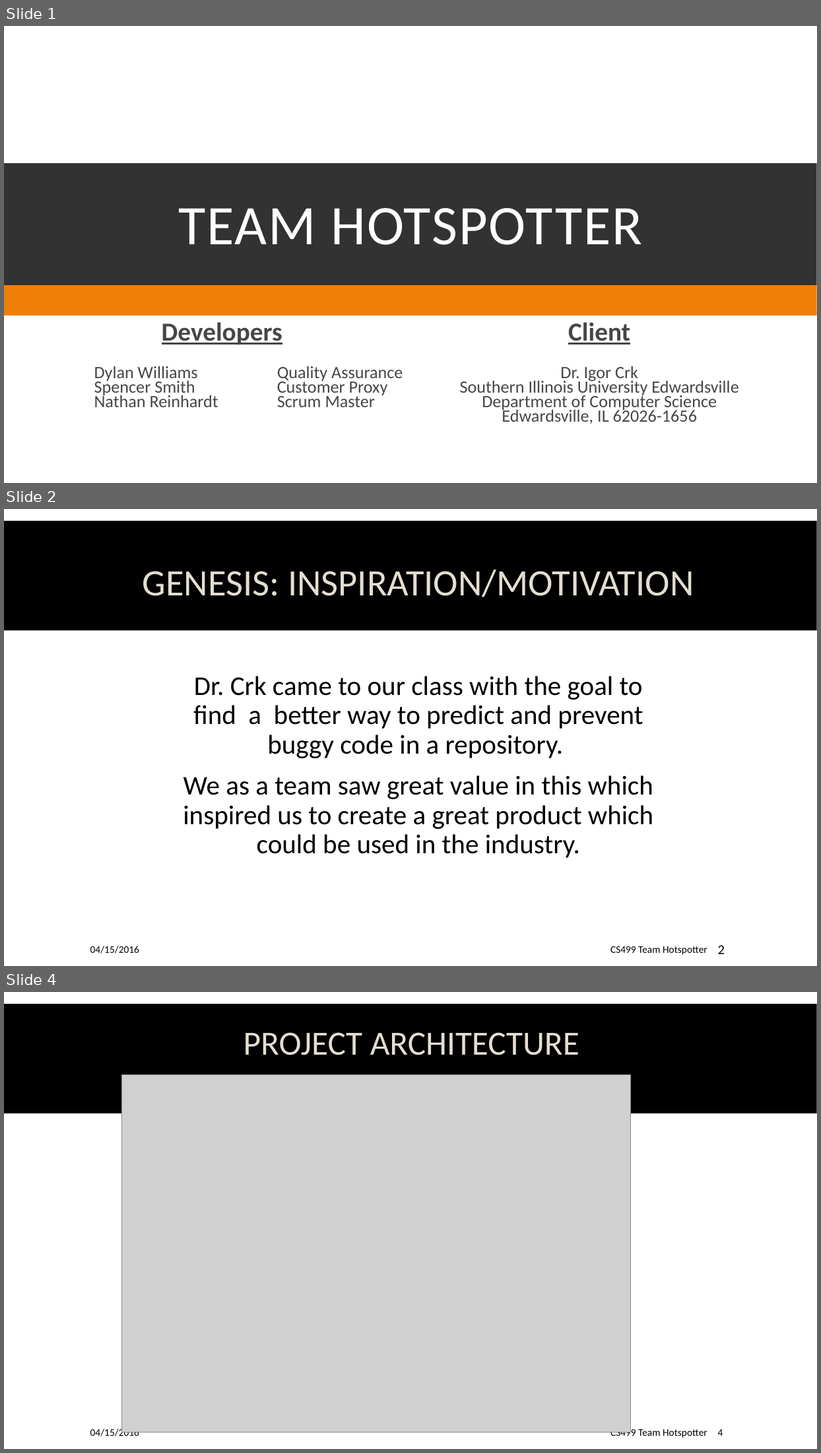
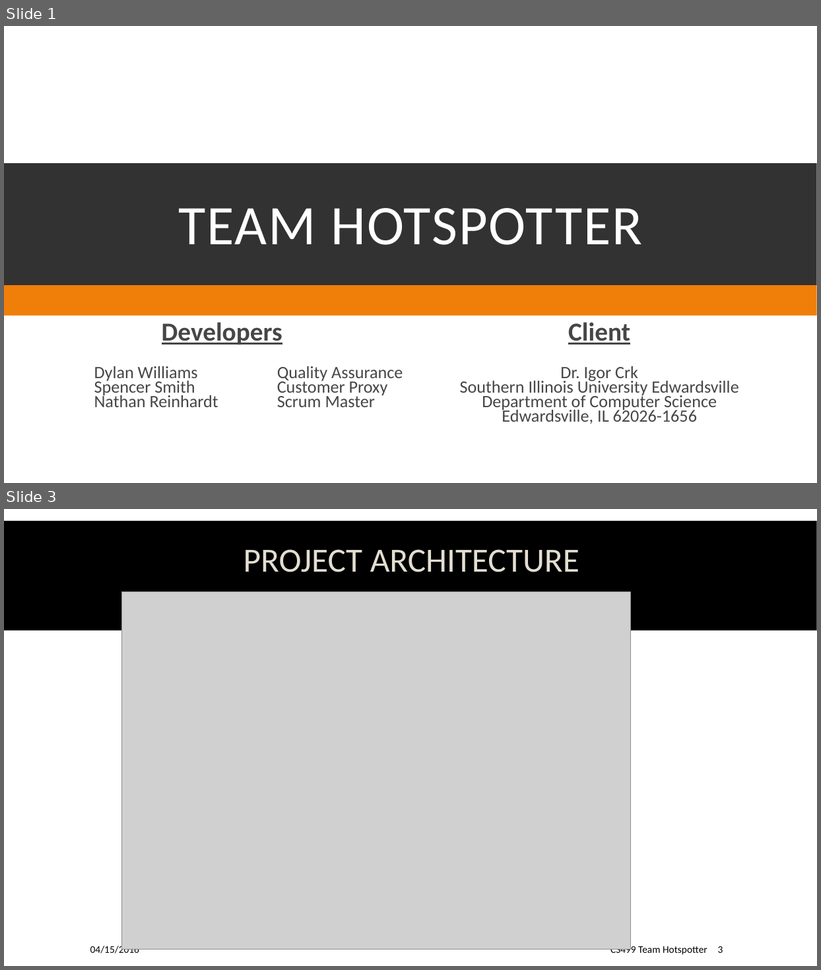
Before and after one commit to spesmit/hotspotter, a slide deck: Documentation/Presentations/CS499 Final Presentation.pptx. Shown one above the other, each under a label of ours: slides 1, 2 and 4 before the commit, slides 1 and 3 after it; the slides between them are not shown. The pictures are 821x1453 and 821x970 pixels, drawn with LibreOffice and Linux fonts; fonts in the diff are those of the drawing; grey boxes stand for pictures; background and template pictures are left out. Boxes give left, top, right and bottom in pixels: in the first picture for what was removed or moved away, otherwise in the second. Text is boxed around its words. In the diff, an @@ line names an element or a change of style, - is before the commit and + after.

```diff
--- a/Documentation/Presentations/CS499 Final Presentation.pptx
+++ b/Documentation/Presentations/CS499 Final Presentation.pptx
@@ slide 2 removed at [4,509,817,966], background picture (left out); not listed: 1 template element that a slide beside it also shows @@
@@ title removed at [143,569,694,597] @@
-GENESIS: INSPIRATION/MOTIVATION
@@ text removed at [183,676,653,858] @@
-Dr. Crk came to our class with the goal to find a better way to predict and prevent buggy code in a repository.
-We as a team saw great value in this which inspired us to create a great product which could be used in the industry.
@@ text removed at [90,946,139,954] @@
-04/15/2016
@@ text removed at [611,947,708,955] @@
-CS499 Team Hotspotter
@@ page number removed at [718,945,725,955] @@
-2
@@ what was slide 4 is now slide 3 @@
@@ page number at [718,947,723,953]: text changed @@
-4
+3
```
Also in this commit, not shown: 3 slides changed.
